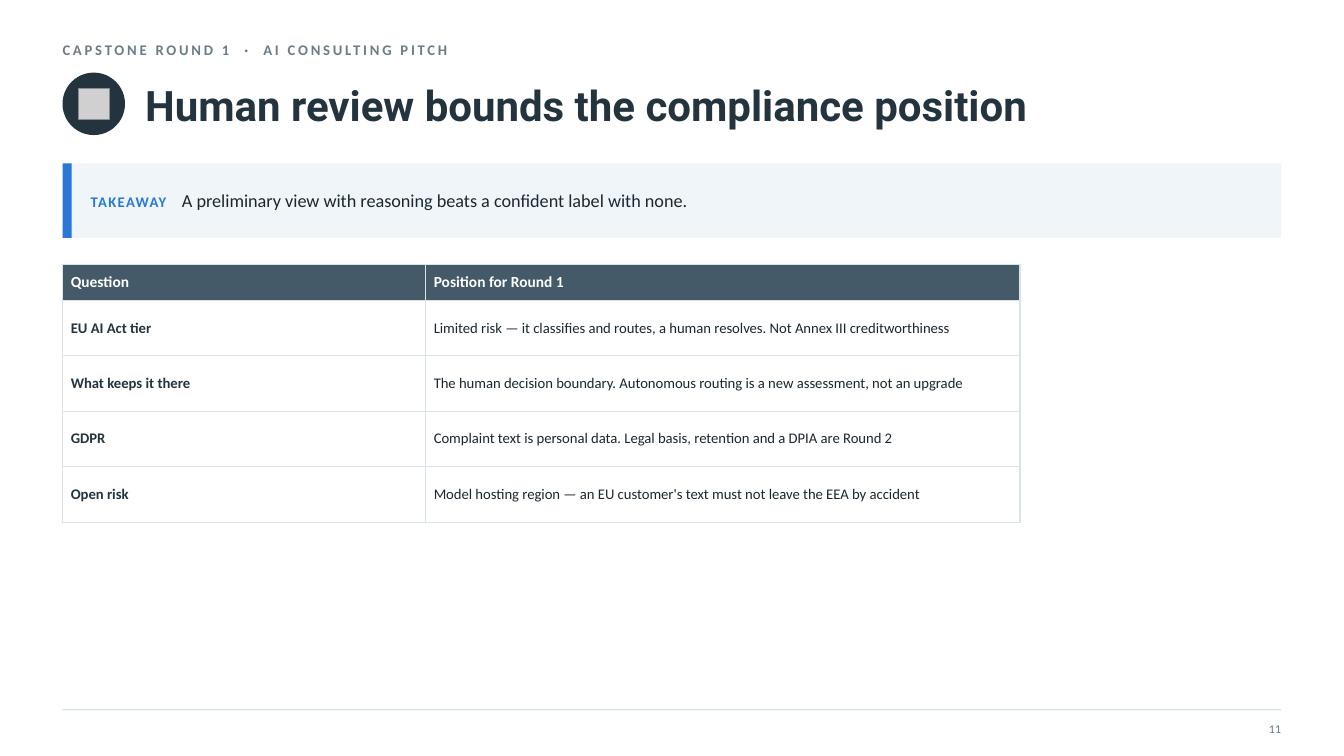
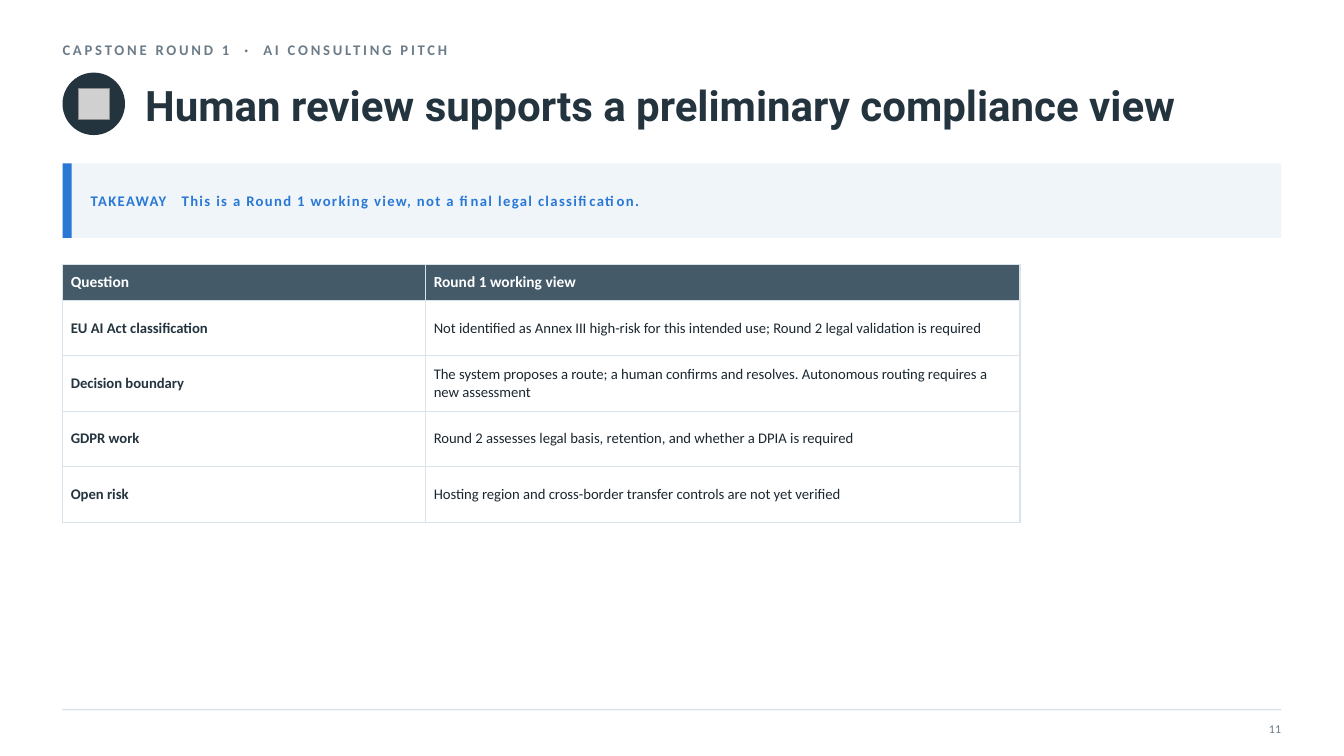
Before and after one commit to nyelugo/PROJECT-Capstone-AI-Consulting, a slide deck: slide 13 of presentation/round1_pitch.pptx (slide 12 before the commit). Drawn at 1344x756 pixels with LibreOffice and Linux fonts; fonts in the diff are those of the drawing; grey boxes stand for pictures. Boxes give left, top, right and bottom in pixels: in the first picture for what was removed or moved away, otherwise in the second. Text is boxed around its words. In the diff, an @@ line names an element or a change of style, - is before the commit and + after.

Commit message:
Clarify Round 1 pitch and evidence

```diff
--- a/presentation/round1_pitch.pptx
+++ b/presentation/round1_pitch.pptx
@@ text at (x1=145, y1=89, x2=1175, y2=130): text changed @@
-Human review bounds the compliance position
+Human review supports a preliminary compliance view
@@ text at (x1=91, y1=195, x2=532, y2=333): text changed; size 13 to 10.5 pt; text colour #1B2730 to #2A78D6; bold on @@
-TAKEAWAY A preliminary view with reasoning beats a confident label with none.
+TAKEAWAY This is a Round 1 working view, not a final legal classification.
@@ table at (x1=63, y1=264, x2=1020, y2=506) @@
-row 1, column 2: Position for Round 1
+row 1, column 2: Round 1 working view
-row 2, column 1: EU AI Act tier
+row 2, column 1: EU AI Act classification
-row 2, column 2: Limited risk — it classifies and routes, a human resolves. Not Annex III creditworthiness
+row 2, column 2: Not identified as Annex III high-risk for this intended use; Round 2 legal validation is required
-row 3, column 1: What keeps it there
+row 3, column 1: Decision boundary
-row 3, column 2: The human decision boundary. Autonomous routing is a new assessment, not an upgrade
+row 3, column 2: The system proposes a route; a human confirms and resolves. Autonomous routing requires a new assessment
-row 4, column 1: GDPR
+row 4, column 1: GDPR work
-row 4, column 2: Complaint text is personal data. Legal basis, retention and a DPIA are Round 2
+row 4, column 2: Round 2 assesses legal basis, retention, and whether a DPIA is required
-row 5, column 2: Model hosting region — an EU customer's text must not leave the EEA by accident
+row 5, column 2: Hosting region and cross-border transfer controls are not yet verified
```
Also in this commit, not shown: 12 other slides changed, 1 slide added, 5 other files.
